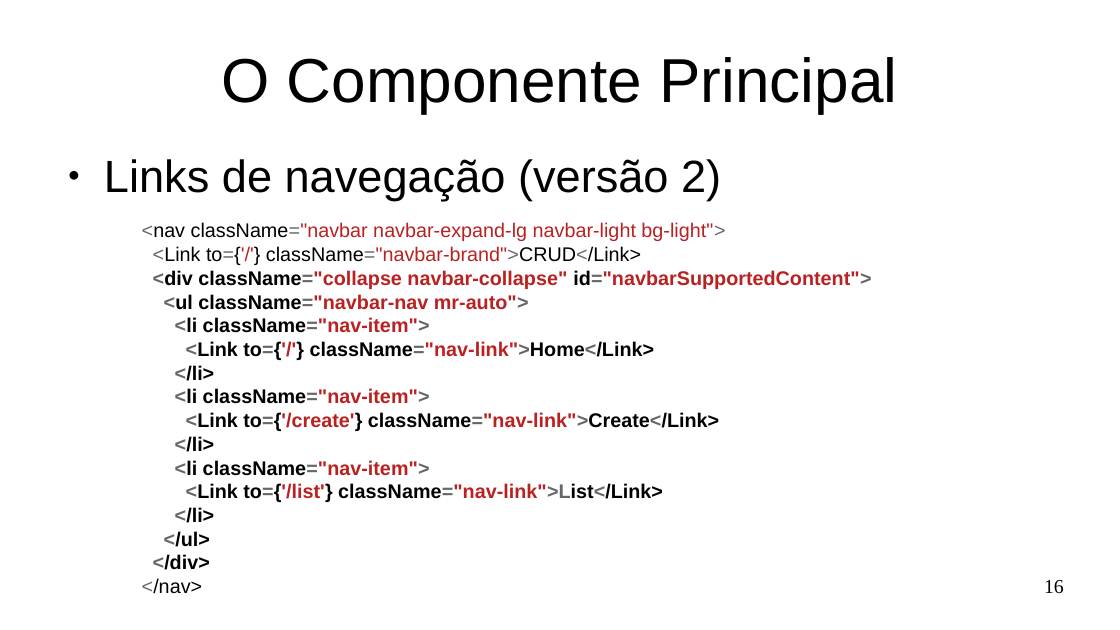
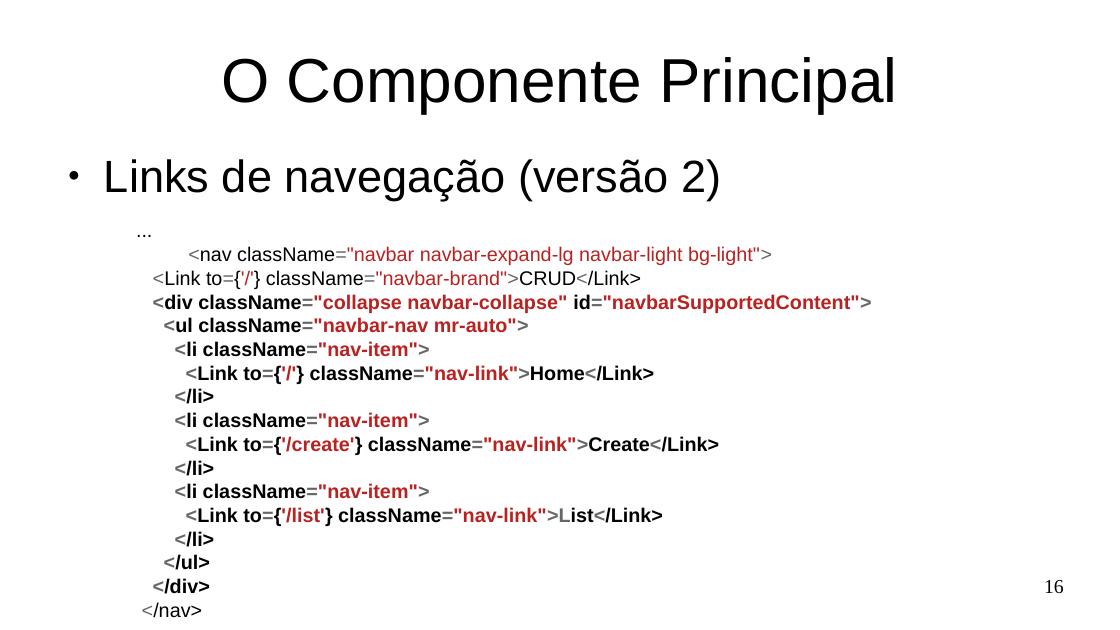
Before and after one commit to Marques-Dev/WEB_2020-1, a slide deck: slide 16 of SLIDES/aula03.odp. Drawn at 1120x630 pixels with LibreOffice and Linux fonts; fonts in the diff are those of the drawing. Boxes give left, top, right and bottom in pixels: in the first picture for what was removed or moved away, otherwise in the second. Text is boxed around its words. In the diff, an @@ line names an element or a change of style, - is before the commit and + after.

```diff
--- a/SLIDES/aula03.odp
+++ b/SLIDES/aula03.odp
@@ text at [142, 246, 871, 618]: paragraph added @@
+...
@@ text at [142, 246, 871, 618]: paragraph added @@
+...
```
Also in this commit, not shown: 15 other slides changed, 9 slides added, 6 other files.
